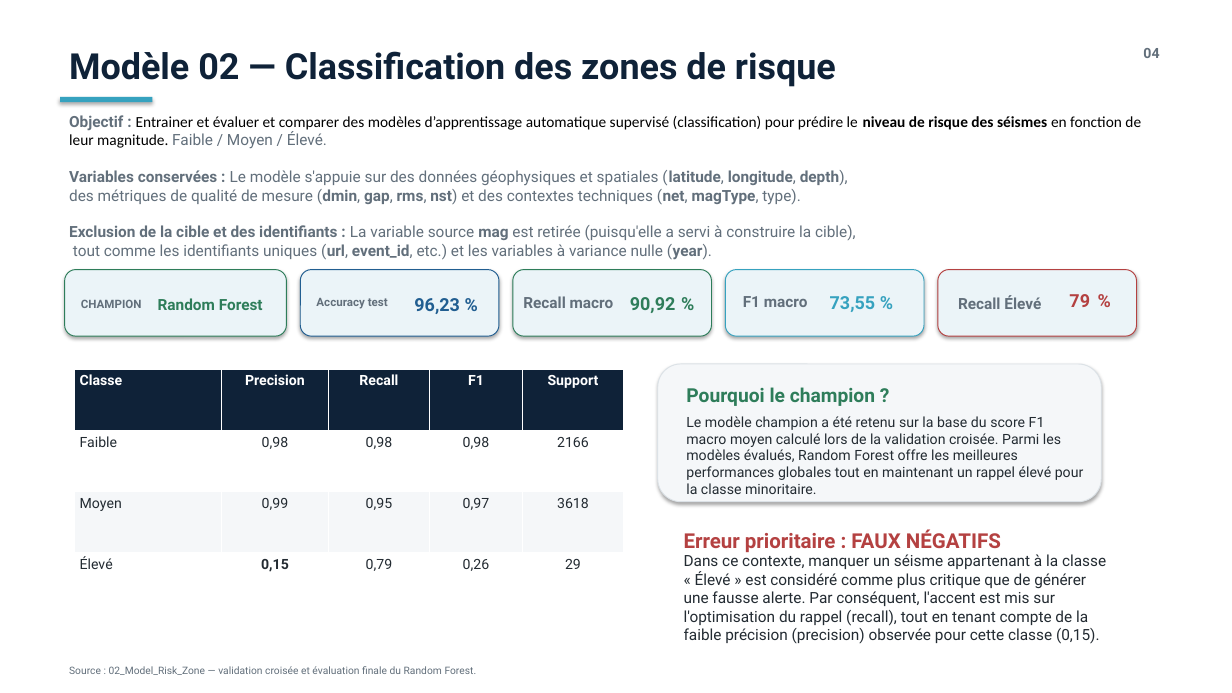
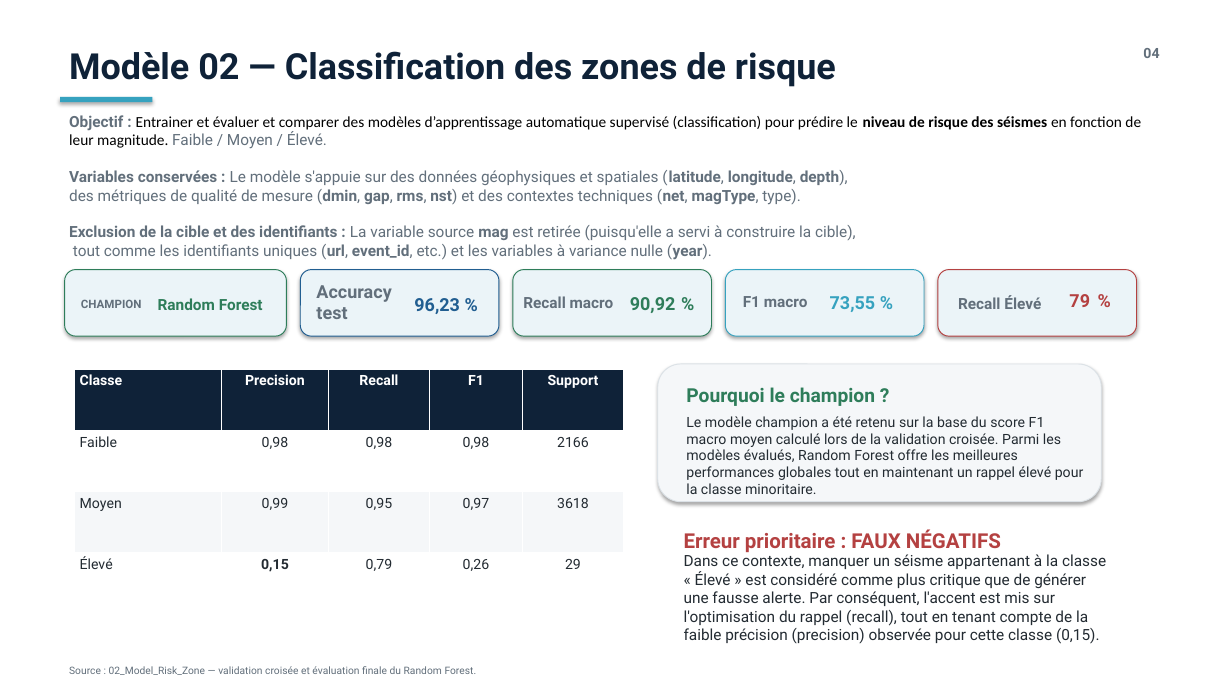
Before and after one commit to tarekalsemaan/USGS-Earthquake-AI, a slide deck: slide 4 of Presentation_TP_USGS_Earthquake_AI_FINAL.pptx. Drawn at 1232x693 pixels with LibreOffice and Linux fonts; fonts in the diff are those of the drawing. Boxes give left, top, right and bottom in pixels: in the first picture for what was removed or moved away, otherwise in the second. Text is boxed around its words. In the diff, an @@ line names an element or a change of style, - is before the commit and + after.

```diff
--- a/Presentation_TP_USGS_Earthquake_AI_FINAL.pptx
+++ b/Presentation_TP_USGS_Earthquake_AI_FINAL.pptx
@@ text "Accuracy test": place and size @@
-text "Accuracy test" at <box>316,298,388,309</box>
+text "Accuracy test" at <box>316,285,391,319</box>
@@ text "Accuracy test" at <box>316,285,391,319</box>: size 9 to 14 pt @@
```
